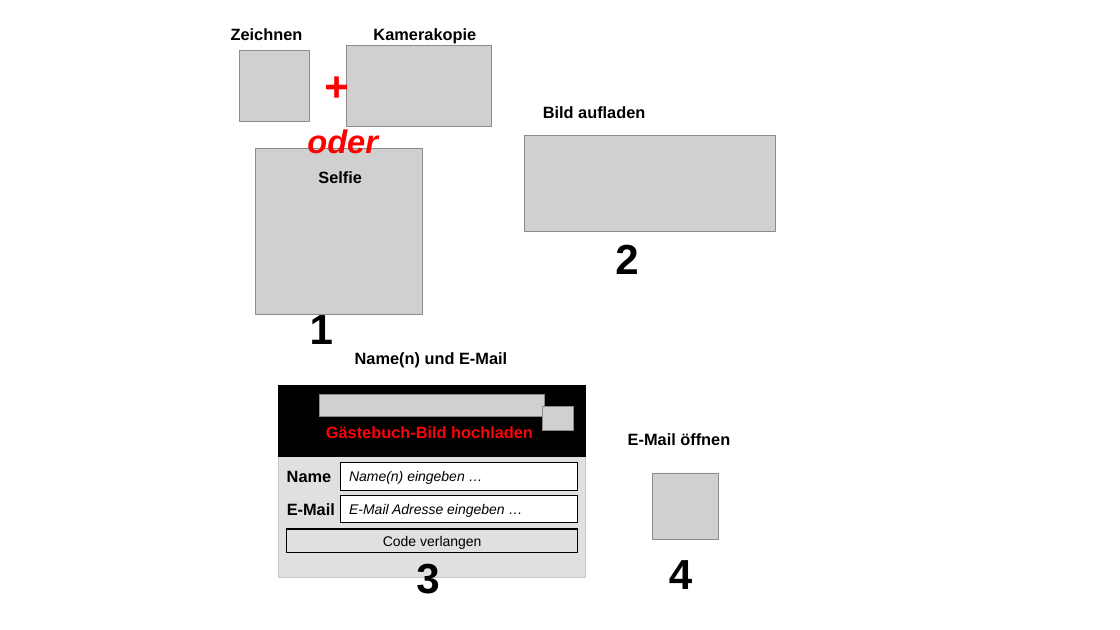
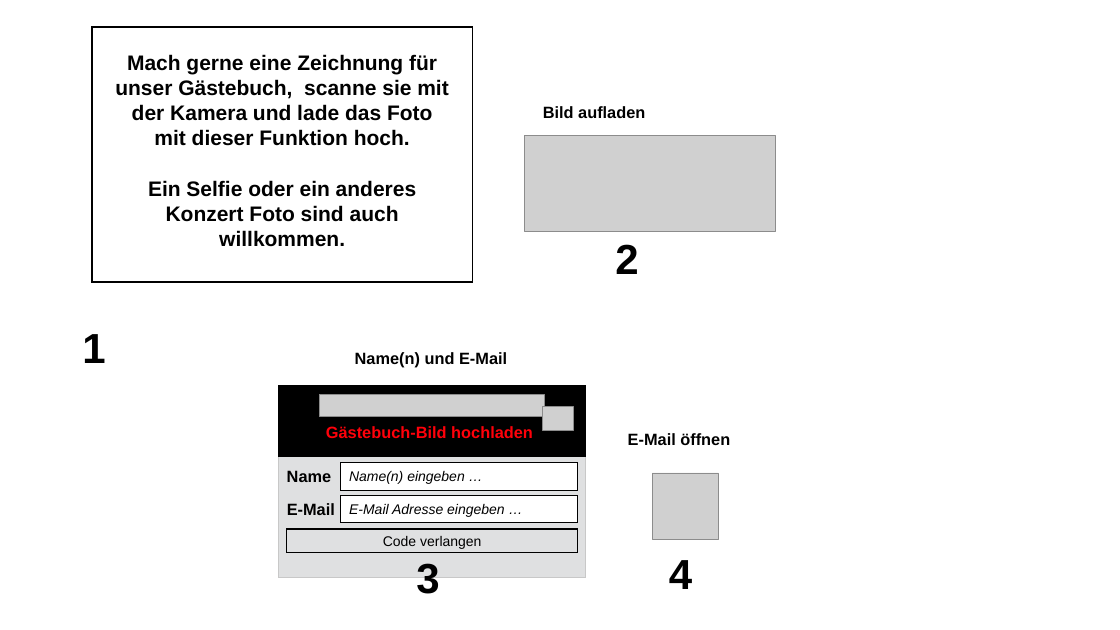
Before and after one commit to JazzLiveAarau/WwwGuestbook, a slide deck: slide 1 of Description/JazzGuestsUpload.pptx. Drawn at 1120x630 pixels with LibreOffice and Linux fonts; fonts in the diff are those of the drawing; grey boxes stand for pictures. Boxes give left, top, right and bottom in pixels: in the first picture for what was removed or moved away, otherwise in the second. Text is boxed around its words. In the diff, an @@ line names an element or a change of style, - is before the commit and + after.

```diff
--- a/Description/JazzGuestsUpload.pptx
+++ b/Description/JazzGuestsUpload.pptx
@@ rectangle added at <box>92,27,473,281</box>, outline #000000 1.5 pt @@
@@ text removed at <box>231,28,303,40</box> @@
-Zeichnen
@@ text removed at <box>373,28,476,44</box> @@
-Kamerakopie
@@ text added at <box>115,54,448,247</box>, 18 pt, text #000000, bold @@
+Mach gerne eine Zeichnung für unser Gästebuch, scanne sie mit der Kamera und lade das Foto mit dieser Funktion hoch.
+Ein Selfie oder ein anderes Konzert Foto sind auch willkommen.
@@ picture removed at <box>239,50,310,121</box> @@
@@ text removed at <box>316,55,356,115</box> @@
-+
@@ picture removed at <box>346,45,492,127</box> @@
@@ picture removed at <box>255,148,422,314</box> @@
@@ text removed at <box>307,127,378,159</box> @@
-oder
@@ text removed at <box>318,171,362,183</box> @@
-Selfie
@@ text "1" rewrapped from <box>310,310,333,344</box> to <box>82,334,105,363</box> @@
```
Also in this commit, not shown: 1 other slide changed, 1 slide added, 1 slide removed, 5 other files.
